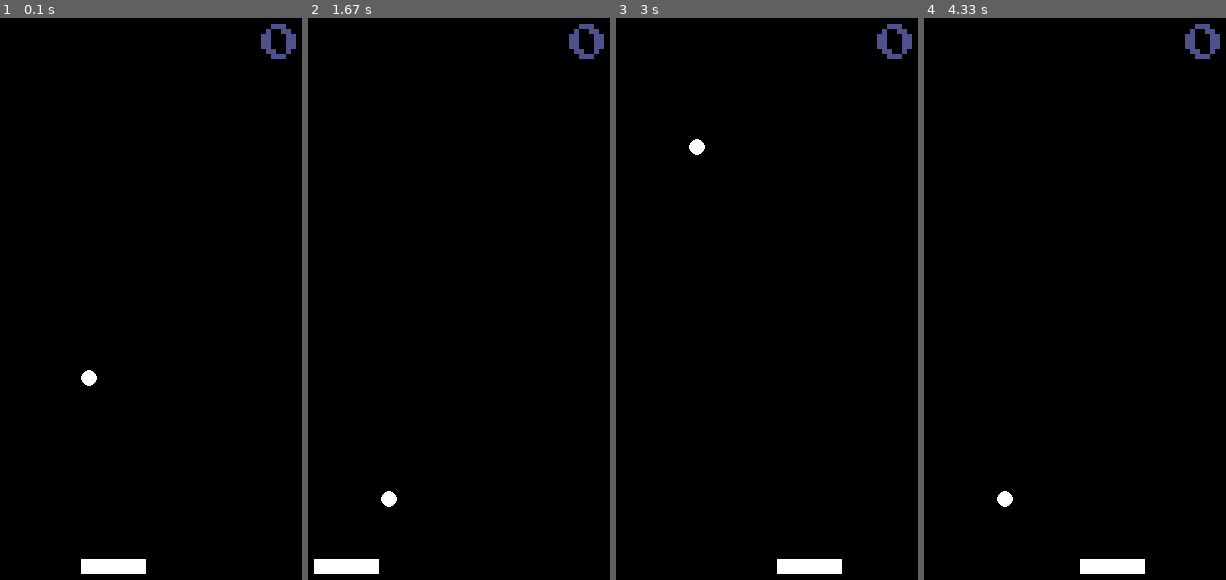
Above: before the commit, frames 1-4 (left to right).
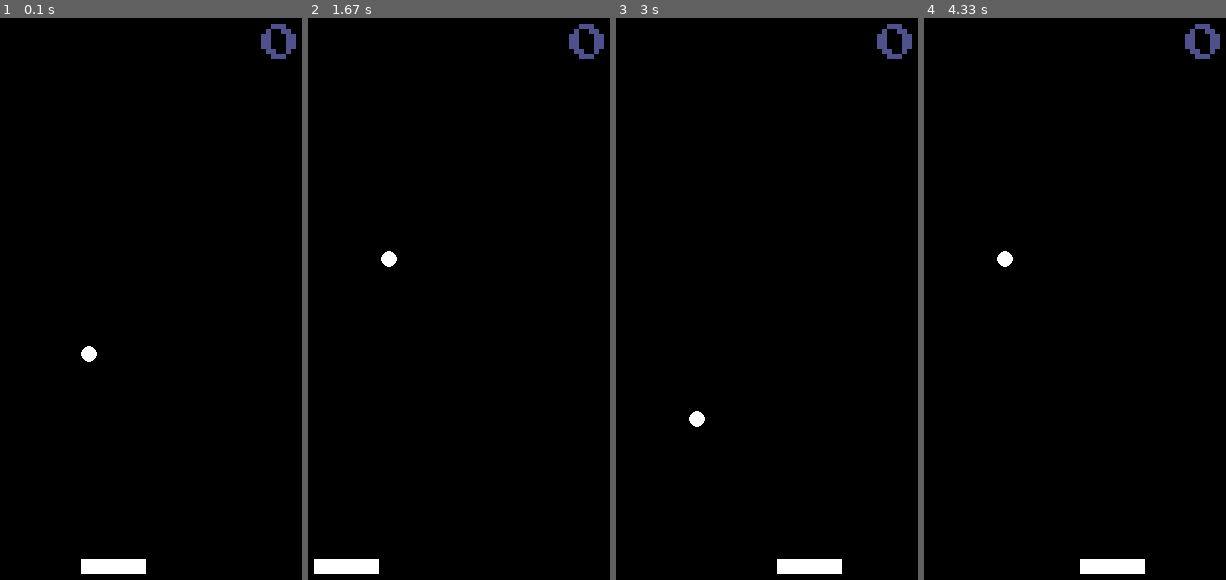
Above: after the commit, the same moments.

Repository: lucasmacielg/BREAKOUT_PYGAME
Game: pygame game, started from main.py
Two runs of this game, one before a commit and one after it. Both use one fixed random seed, a clock stepped at 60 frames per second and the inputs below.
Inputs:
- Up to frame 1 (0.1 s): no input
- Up to frame 2 (1.67 s): hold D 0.33-0.8 s; hold D 0.83-1.3 s; tap Space at 0.9, 1.2, 1.4 s; hold A from 1.33 s (still down)
- Up to frame 3 (3 s): tap Space at 1.7, 1.97, 2.27, 2.4, 2.7 s; release A at 1.87 s; hold A 1.9-2.3 s; hold D 2.33-2.97 s
- Up to frame 4 (4.33 s): hold A 3-3.47 s; tap Space at 3.07, 3.37, 3.57, 3.87, 4.07 s; hold D 3.5-3.97 s; hold D from 4 s (still down)

The runs differ from the first frame. In frame 1, 0.2% of the frame differs, in the area x 26-33%, y 58-66%; in frame 2, 0.2%; in frame 3, 0.2%; in frame 4, 0.2%.

Commit message:
new function

Diff:
--- a/main.py
+++ b/main.py
@@ -53,7 +53,7 @@
 
 
 class Ball:
-    MAX_VEL = 11
+    VEL = 5
     COLOR = WHITE
 
     def __init__(self, x, y, radius):
@@ -61,7 +61,7 @@
         self.y = self.original_y = y
         self.radius = radius
         self.x_vel = 2
-        self.y_vel = self.MAX_VEL
+        self.y_vel = self.VEL
 
     def draw(self, screen):
         pygame.draw.circle(screen, self.COLOR, (self.x, self.y), self.radius)
@@ -83,7 +83,7 @@
 
 def draw(screen, paddles, ball, score):
     screen.fill(BLACK)
-    score_text = FONT.render(f"{score}", 1, TEXT_COLOR)
+    score_text = FONT.render(f"{score}", True, TEXT_COLOR)
     screen.blit(score_text, (WIDTH - 100 - score_text.get_width() // 2, 40))
 
     for paddle in paddles:
@@ -147,7 +147,7 @@
     won = False
     score = 000
     restart_text_font = pygame.font.Font('assets/font.ttf', 20)
-    restart_text = restart_text_font.render("PRESS SPACE TO RESTART", 1, WHITE)
+    restart_text = restart_text_font.render("PRESS SPACE TO RESTART", True, WHITE)
 
     while game_loop:
 
@@ -183,7 +183,7 @@
             SCREEN.fill(BLACK)
             SCREEN.blit(restart_text, (WIDTH // 2 - restart_text.get_width() // 2, HEIGHT // 2 -
                                        restart_text.get_height() // 2 + 200))
-            text = FONT.render(win_text, 1, WHITE)
+            text = FONT.render(win_text, True, WHITE)
             SCREEN.blit(text, (WIDTH // 2 - text.get_width() // 2, HEIGHT // 2 - text.get_height() // 2 - 100))
             won = False
             pygame.display.update()
